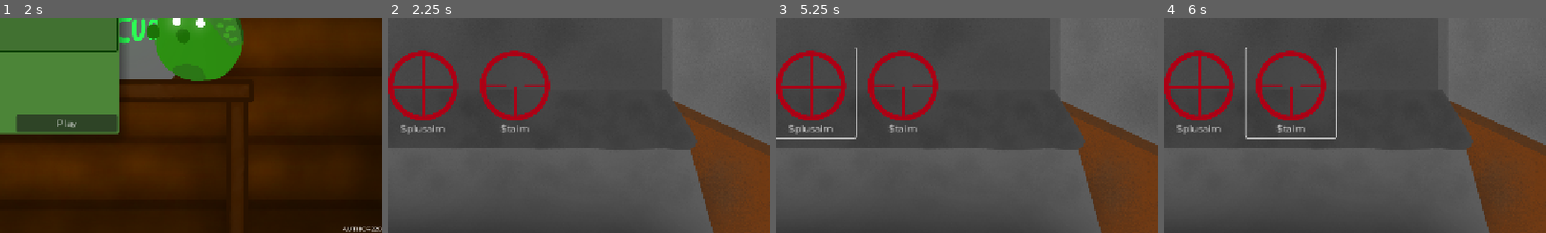
Above: before the commit, frames 1-4 (left to right).
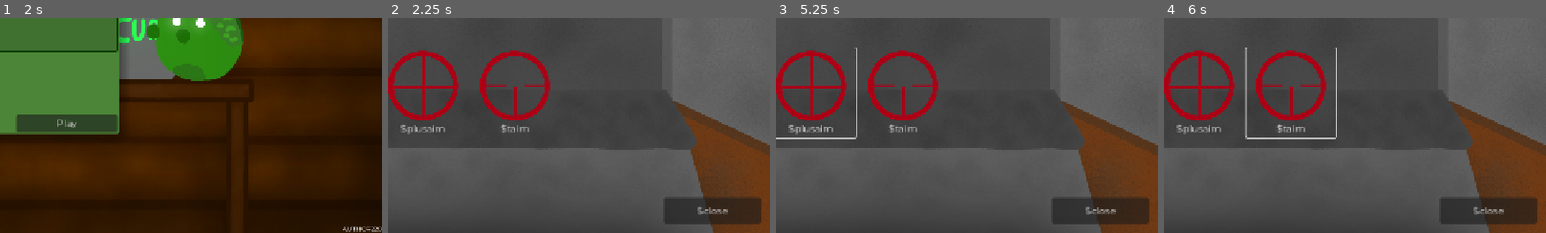
Above: after the commit, the same moments.

Repository: klodskateam/zurvival-remastered
Game: Godot game, scene res://menu.tscn
The game is run twice, just before and just after one commit, with the same random seed, the same clock (stepped at 60 frames per second) and the same inputs.
Inputs:
- Up to frame 1 (2 s): click "Play" at 0.5 s; click "Магазин" at 1.25 s
- Up to frame 2 (2.25 s): click "Play" at 2 s
- Up to frame 3 (5.25 s): click "Test" at 2.75 s; click "$default" at 3.5 s; click "$crossaim" at 4.25 s; click "$plusaim" at 5 s
- Up to frame 4 (6 s): click "$taim" at 5.75 s
The pictures show only the part of the screen within x 50-100%, y 50-100%; the shares and areas given below are measured in that part.

Frame 1 is identical in both runs. In frame 2, 3.0% of the frame differs, in the area x 72-98%, y 83-96%; in frame 3, 3.0%; in frame 4, 3.0%.
Error in both runs: Invalid type in function 'set_locale' in base 'TranslationServer'. Cannot convert argument 1 from Nil to String. (res://global.gd:24)

Commit message:
теперь можно выйти из магазина

Diff:
--- a/shop.gd
+++ b/shop.gd
@@ -62,3 +62,8 @@
 # Called every frame. 'delta' is the elapsed time since the previous frame.
 func _process(delta: float) -> void:
 	pass
+
+
+func _on_shopclose_pressed() -> void:
+	get_tree().change_scene_to_file("res://menu.tscn")
+	pass
--- a/shop.tscn
+++ b/shop.tscn
@@ -40,3 +40,14 @@
 
 [node name="Item" parent="CanvasLayer/Control/ScrollContainer/HBoxContainer" instance=ExtResource("4_8ipye")]
 layout_mode = 2
+
+[node name="Button" type="Button" parent="CanvasLayer/Control"]
+layout_mode = 0
+offset_left = 1102.0
+offset_top = 660.0
+offset_right = 1264.0
+offset_bottom = 704.0
+theme = ExtResource("3_g44lh")
+text = "$close"
+
+[connection signal="pressed" from="CanvasLayer/Control/Button" to="." method="_on_shopclose_pressed"]
Not shown: 1 places in zondre.tscn that only renumber resources
